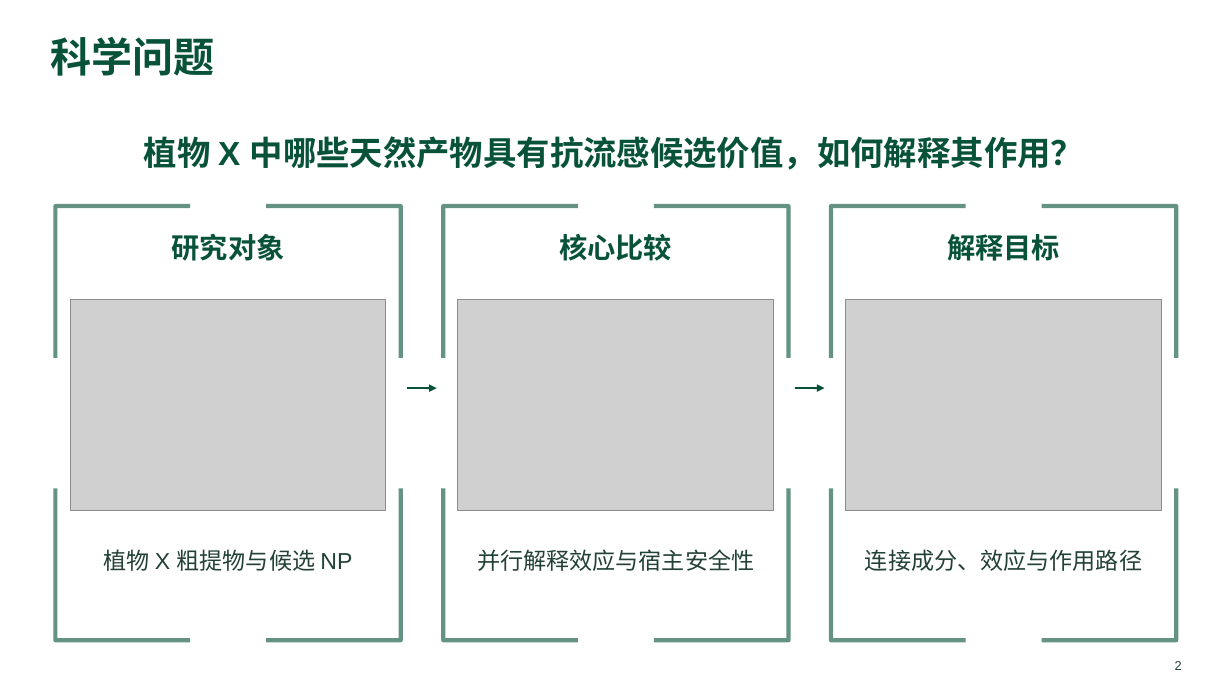
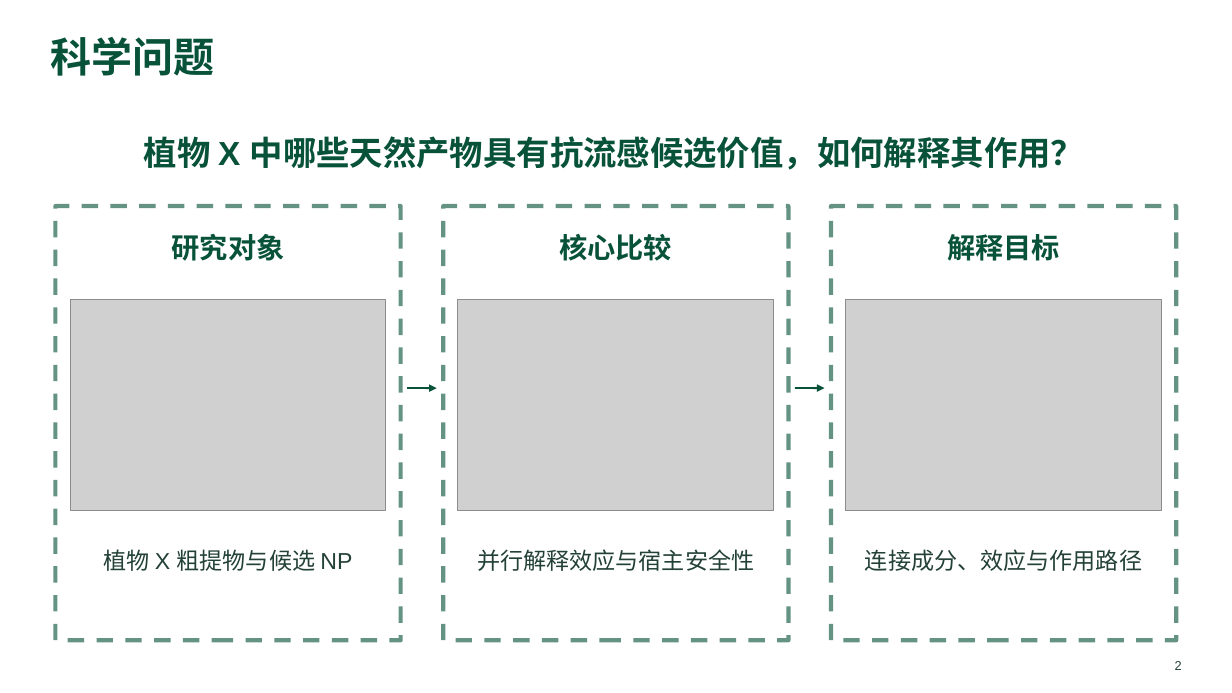
Before and after one commit to yetong0516/research-slide-workflow, a slide deck: slide 2 of examples/natural-antiviral/example.pptx. Drawn at 1232x693 pixels with LibreOffice and Linux fonts; fonts in the diff are those of the drawing; grey boxes stand for pictures. Boxes give left, top, right and bottom in pixels: in the first picture for what was removed or moved away, otherwise in the second. Text is boxed around its words. In the diff, an @@ line names an element or a change of style, - is before the commit and + after.

```diff
--- a/examples/natural-antiviral/example.pptx
+++ b/examples/natural-antiviral/example.pptx
@@ freeform shape removed at <box>55,206,401,640</box> @@
@@ rectangle added at <box>55,206,401,640</box>, fill #FFFFFF, outline #075238 3.2 pt dashed @@
@@ freeform shape removed at <box>444,206,789,640</box> @@
@@ rectangle added at <box>444,206,789,640</box>, fill #FFFFFF, outline #075238 3.2 pt dashed @@
@@ freeform shape removed at <box>831,206,1177,640</box> @@
@@ rectangle added at <box>831,206,1177,640</box>, fill #FFFFFF, outline #075238 3.2 pt dashed @@
```
Also in this commit, not shown: 6 other slides changed, 6 other files.
